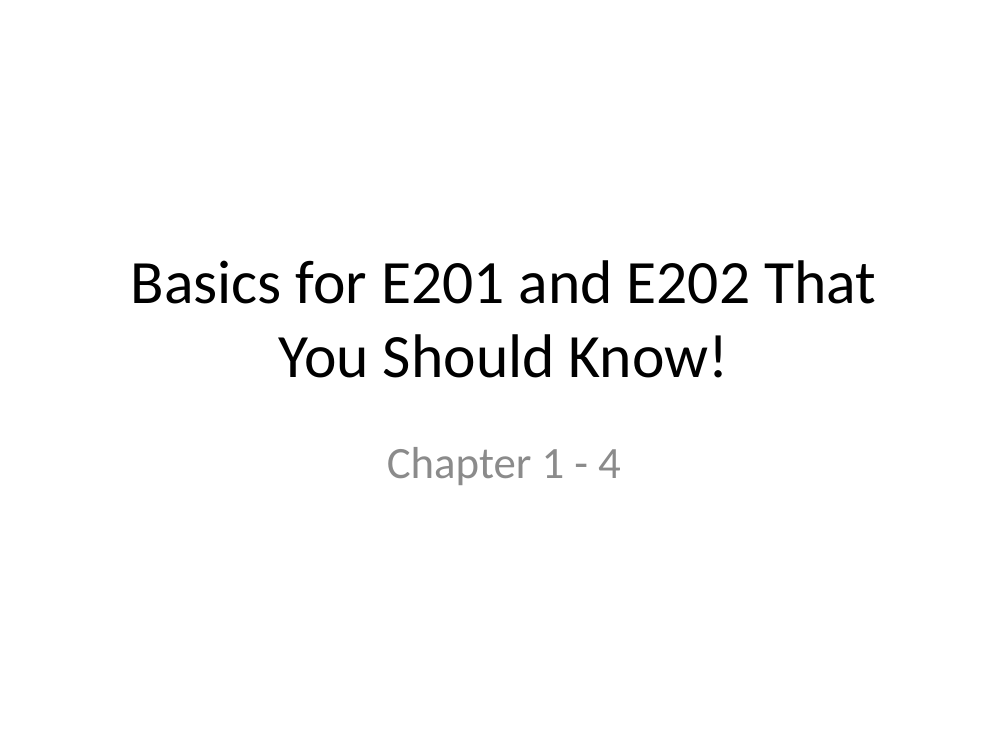
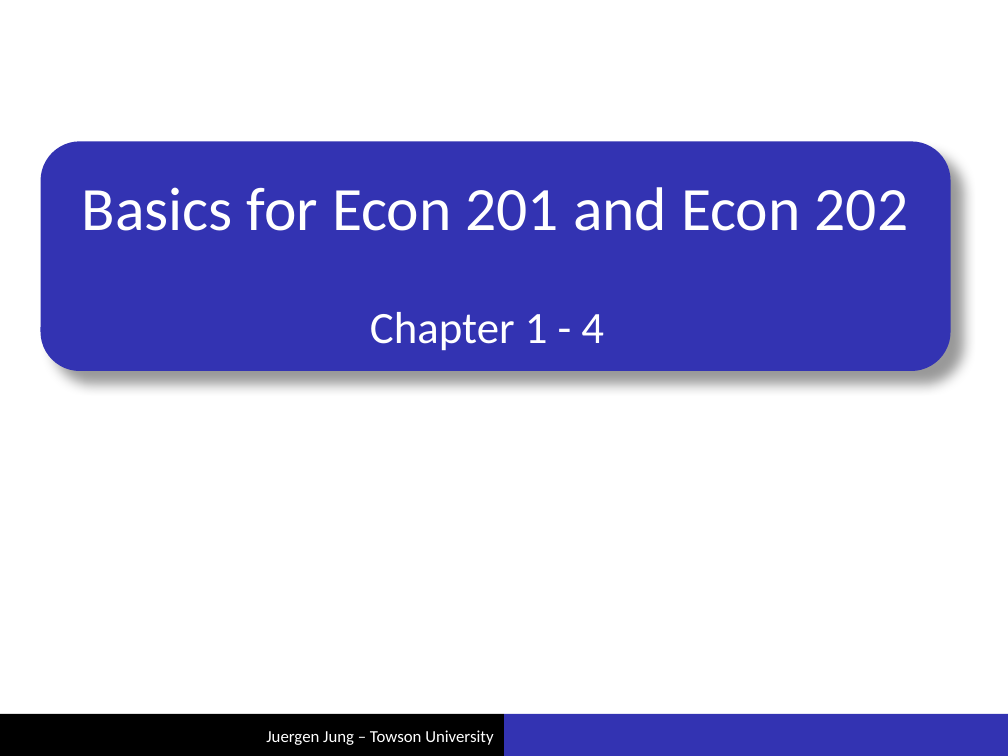
Before and after one commit to juejung/juejung.github.io, a slide deck: slide 1 of jdocs/Macro1/basics1_4.pptx. Drawn at 1008x756 pixels with LibreOffice and Linux fonts; fonts in the diff are those of the drawing. Boxes give left, top, right and bottom in pixels: in the first picture for what was removed or moved away, otherwise in the second. Text is boxed around its words. In the diff, an @@ line names an element or a change of style, - is before the commit and + after.

Commit message:
add new formatting to slides

```diff
--- a/jdocs/Macro1/basics1_4.pptx
+++ b/jdocs/Macro1/basics1_4.pptx
@@ rounded rectangle added at (42,143,950,370), fill #3333B2, outline #3333B2 2 pt @@
@@ title at (82,187,909,231): text changed; text colour #000000 to #F0F0F0 @@
-Basics for E201 and E202 That You Should Know!
+Basics for Econ 201 and Econ 202
@@ subtitle "Chapter 1 - 4": place and size @@
-subtitle "Chapter 1 - 4" at (387,447,621,485)
+subtitle "Chapter 1 - 4" at (370,312,604,351)
@@ subtitle "Chapter 1 - 4" at (370,312,604,351): text colour #8C8C8C to #F0F0F0 @@
@@ rectangle added at (0,714,504,756), fill #000000 @@
@@ rectangle added at (504,714,1008,756), fill #3333B2 @@
@@ text added at (266,730,493,745), 12 pt, text #F0F0F0 @@
+Juergen Jung – Towson University
```
Also in this commit, not shown: 47 other slides changed, 3 other files.
